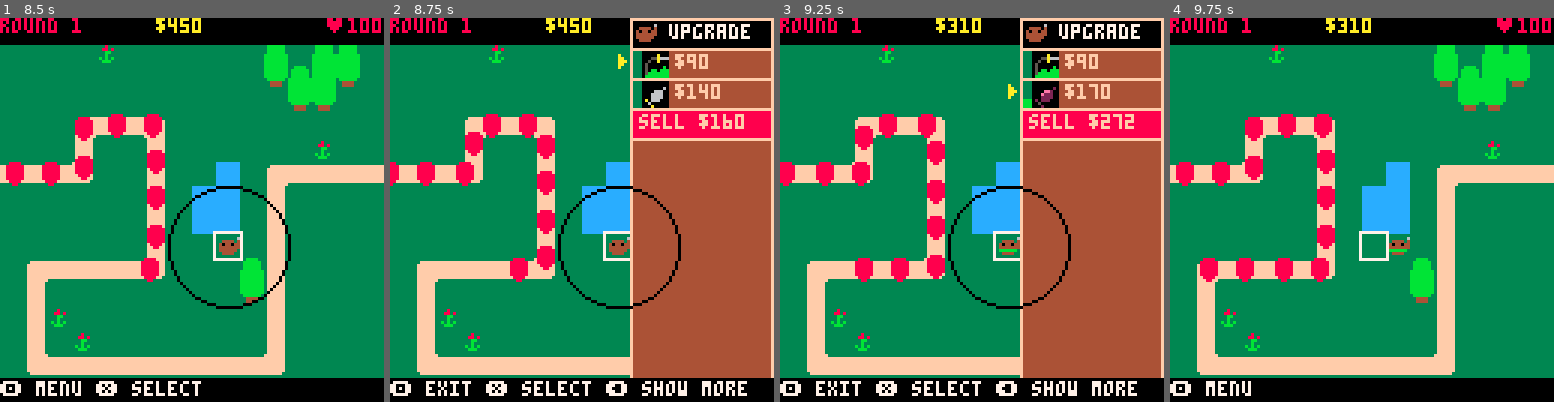
Above: before the commit, frames 1-4 (left to right).
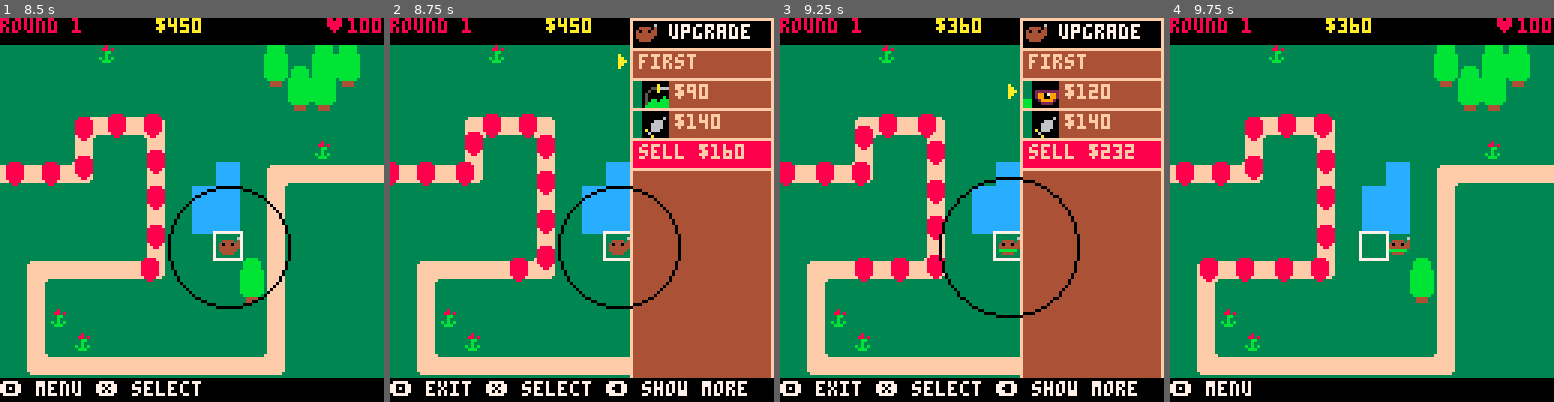
Above: after the commit, the same moments.

Repository: ingobeans/btd64
Game: PICO-8 cartridge btd64.p8
Same seed, same stepped clock (60 frames per second), same inputs: the game is played once before the commit and once after it.
Inputs:
- Up to frame 1 (8.5 s): tap O (Z key) at 0.33, 0.7, 1.43, 2.22, 3.1, 3.98, 4.87, 5.75, 6.63, 7.52, 8.4 s; tap X (X key) at 1.07, 2.07, 2.4, 2.73, 3.07, 3.4, 3.73, 4.07, 4.4, 4.73, 5.07, 5.4, 5.73, 6.07, 6.4, 6.73, 7.07, 7.4, 7.73, 8.07, 8.4 s; hold Left 1.97-2.37 s; hold Down 2.42-2.82 s; hold Right 2.87-3.53 s; hold Up 3.58-4.08 s; hold Right 4.13-4.53 s; hold Down 4.58-5.08 s; hold Left 5.13-5.8 s; hold Up 5.85-6.18 s; hold Left 6.23-6.63 s; hold Down 6.68-7.08 s; hold Right 7.13-7.8 s; hold Up 7.85-8.35 s; hold Right from 8.4 s (still down)
- Up to frame 2 (8.75 s): keep holding Right; tap X (X key) at 8.73 s
- Up to frame 3 (9.25 s): release Right at 8.8 s; hold Down from 8.85 s (still down); tap X (X key) at 9.07 s
- Up to frame 4 (9.75 s): tap O (Z key) at 9.28 s; release Down at 9.35 s; tap X (X key) at 9.4, 9.73 s; hold Left from 9.4 s (still down)

Frame 1 is identical in both runs. In frame 2, 6.5% of the frame differs, in the area x 63-100%, y 8-40%; in frame 3, 7.9%, in the area x 41-100%, y 0-79%; in frame 4, less than 0.1%.

Commit message:
add targeting options

Diff:
--- a/btd64.p8
+++ b/btd64.p8
@@ -685,7 +685,7 @@
 	elseif btnp(⬇️) then
 		menu_crsr += 1
 	end
-	mx = 2
+	mx = 3
 	if in_menu == 0 then
 		mx = 9--#monkey_types+1 - change if add new monkey
 	end
@@ -728,13 +728,18 @@
 	else
 		m = monkeys[in_menu]
 		if btnp(❎) then
-			if menu_crsr == 2 then
+			if menu_crsr == 3 then
 				cash += flr(m.vl*sell_percent+0.5)
 				in_menu = -1
 				del(monkeys,m)
+			elseif menu_crsr == 0 then
+				m.tg += 1
+				if m.tg > 3 then
+					m.tg = 0
+				end
 			else
 				u = nil
-				if menu_crsr == 0 then
+				if menu_crsr == 1 then
 					if m.ui2 < 4 or m.ui1 != 3 then
 						u = m.u1[m.ui1]
 					end
@@ -745,7 +750,7 @@
 				end
 				if u then
 					if cash >= u[1] then
-						if menu_crsr == 0 then
+						if menu_crsr == 1 then
 							m.ui1 += 1
 						else
 							m.ui2 += 1
@@ -811,7 +816,8 @@
 			buttons[2] = 1
 		end
 
-		for k,v in pairs(buttons) do
+		for ki,v in pairs(buttons) do
+			local k = ki+1
 			if v == 0 then
 				rect(80,k*10,127,10+k*10,15)
 				spr(80,85,k*10+2)
@@ -840,7 +846,8 @@
 		end
 
 		--draw upgrade progress
-		for k,v in pairs({m.ui1,m.ui2}) do
+		for ki,v in pairs({m.ui1,m.ui2}) do
+			local k = ki+1
 			for i=1,3 do
 				c = 3
 
@@ -853,8 +860,19 @@
 			end
 		end
 
-		rectborder(80,30,127,40,8,15)
-		print("sell $"..flr(m.vl*sell_percent+0.5),83,32,15)
+		--targeting button
+		rectborder(80,10,127,20,4,15)
+		ts = {
+			"first",
+			"strong",
+			"near",
+			"last"
+		}
+		print(ts[m.tg+1],83,12,15)
+
+		--sell button
+		rectborder(80,40,127,50,8,15)
+		print("sell $"..flr(m.vl*sell_percent+0.5),83,42,15)
 
 		spr(64,72,menu_crsr*10+10)
 	end
@@ -927,14 +945,13 @@
 		c=200,--cost
 		wb=false, --water bound
 		camo=false, --camo
-		tgt=0, --target (0 first, 1 strong, 2 near, 3 last)
 		i=1, --sprite
 		trac=14, --transparency colour
 		r=2.5, --range
 		proji=1, --current proj index
 		projs={base_proj},
 		adc=0, --attack delay counter
-		tg=0, --targeting
+		tg=0, --target (0 first, 1 strong, 2 near, 3 last)
 		lar={0,-1}, --last attack dir
 		u1={}, --upgrade path 1
 		u2={}, --upgrade path 2
Not shown, changed: readme.md
